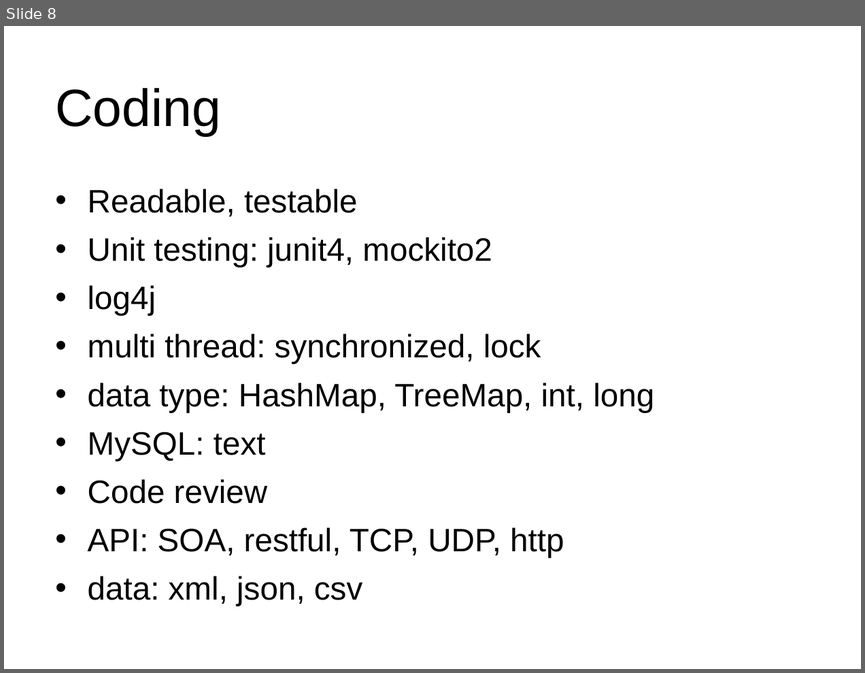
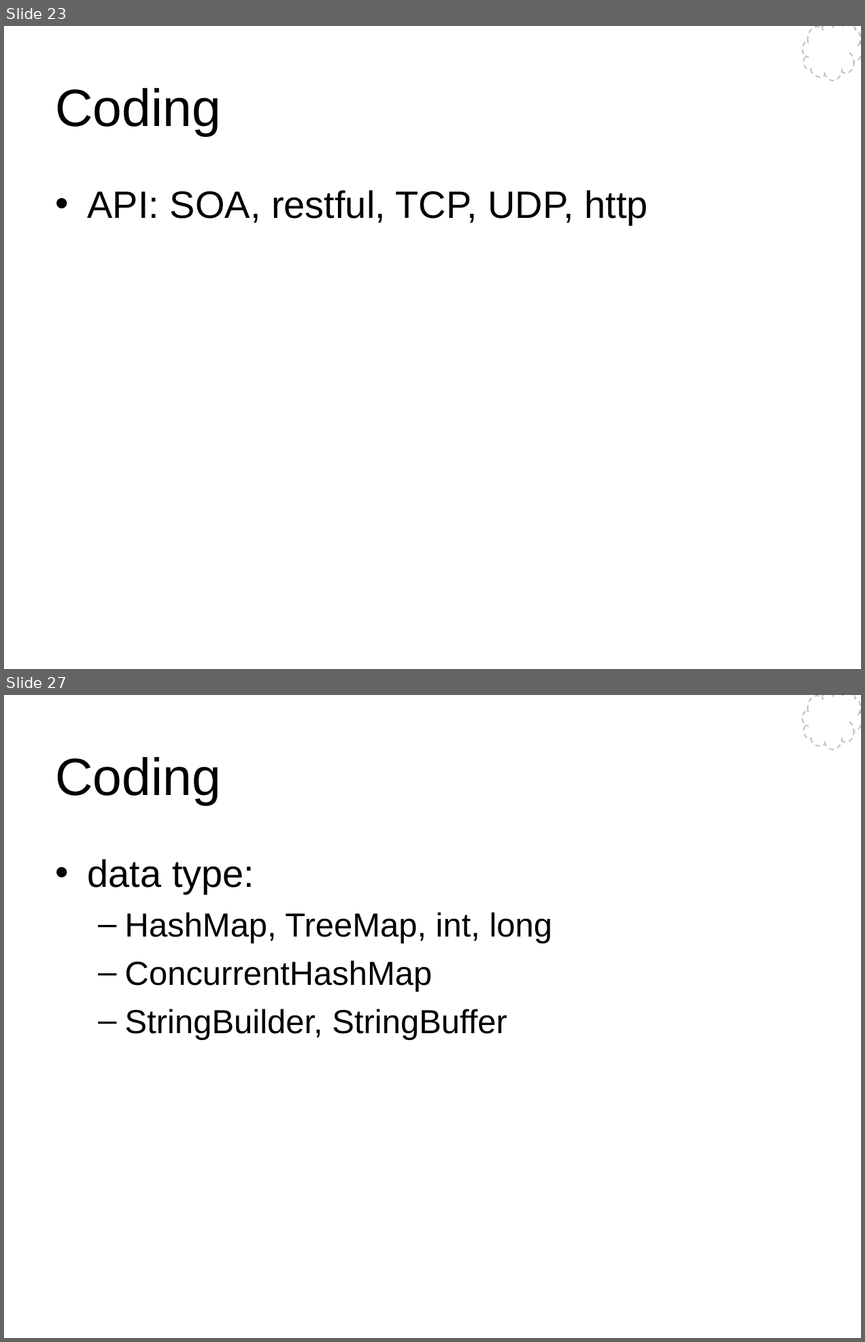
Before and after one commit to Wang-Ray/notes, a slide deck: Architect Pilates.ppt. Shown one above the other, each under a label of ours: slide 8 before the commit, slides 23 and 27 after it; the slides between them are not shown. The pictures are 865x673 and 865x1342 pixels, drawn with LibreOffice and Linux fonts; fonts in the diff are those of the drawing; background and template pictures are left out. Boxes give left, top, right and bottom in pixels: in the first picture for what was removed or moved away, otherwise in the second. Text is boxed around its words. In the diff, an @@ line names an element or a change of style, - is before the commit and + after.

```diff
--- a/Architect Pilates.ppt
+++ b/Architect Pilates.ppt
@@ slide 27 added at <box>4,695,861,1338</box>, background #FFFFFF; not listed: 1 template element that a slide beside it also shows @@
@@ title added at <box>55,757,221,805</box>, 44 pt, text #000000 @@
+Coding
@@ text added at <box>88,859,553,1040</box>, 28 pt, text #000000 @@
+• data type:
+  – HashMap, TreeMap, int, long
+  – ConcurrentHashMap
+  – StringBuilder, StringBuffer
@@ what was slide 8 is now slide 23 @@
@@ slide 23 changed as well @@
@@ freeform shape added at <box>802,26,861,81</box>, fill #FFFFFF, outline #BCBCBC 0.99 pt dashed @@
@@ text "API: SOA, restful, TCP, UDP, ..." at <box>88,190,648,225</box>: size 27.2 to 32 pt @@
@@ text at <box>88,189,654,503</box>: paragraphs removed @@
-• Readable, testable
-• Unit testing: junit4, mockito2
-• log4j
-• multi thread: synchronized, lock
-• data type: HashMap, TreeMap, int, long
-• MySQL: text
-• Code review
@@ text at <box>88,575,362,606</box>: paragraph removed @@
-• data: xml, json, csv
```
Also in this commit, not shown: 7 other slides changed, 20 other slides added, 1 slide removed, 1 other file.
